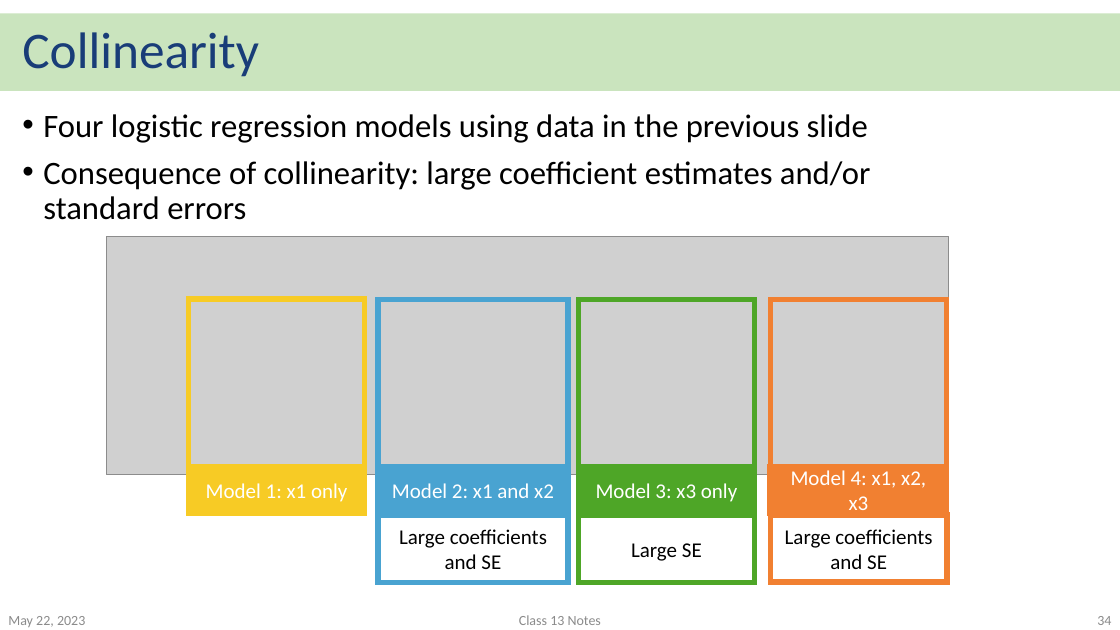
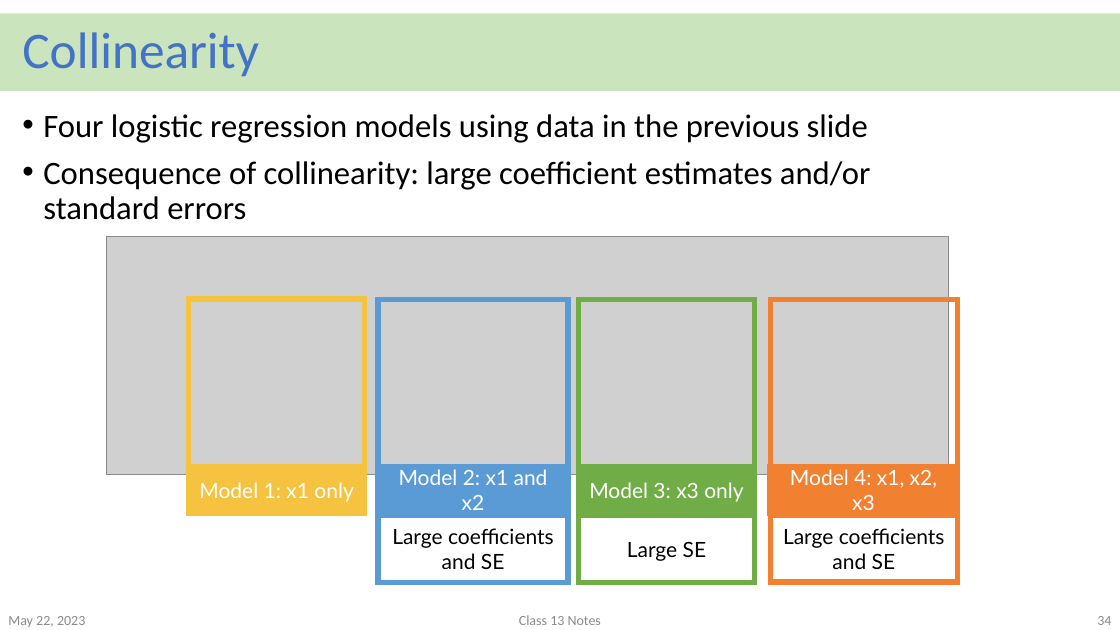
Before and after one commit to nwakim/S2024_BSTA_513, a slide deck: slide 34 of lectures/13_Numeric_Problems/old_work/Class_13_Numerical_Problems.pptx. Drawn at 1120x630 pixels with LibreOffice and Linux fonts; fonts in the diff are those of the drawing; grey boxes stand for pictures. Boxes give left, top, right and bottom in pixels: in the first picture for what was removed or moved away, otherwise in the second. Text is boxed around its words. In the diff, an @@ line names an element or a change of style, - is before the commit and + after.

```diff
--- a/lectures/13_Numeric_Problems/old_work/Class_13_Numerical_Problems.pptx
+++ b/lectures/13_Numeric_Problems/old_work/Class_13_Numerical_Problems.pptx
@@ title "Collinearity" at (22, 32, 259, 76): text colour #193D78 to #4472C4 @@
@@ rectangle at (189, 299, 365, 466): outline #F7CB25 4.5 pt to #F6C341 4.5 pt @@
@@ rectangle at (378, 300, 568, 467): outline #49A3D1 4.5 pt to #5B9BD5 4.5 pt @@
@@ rectangle at (579, 300, 755, 467): outline #4EA627 4.5 pt to #70AD47 4.5 pt @@
@@ rectangle: place and size @@
-rectangle at (770, 300, 947, 467)
+rectangle at (770, 300, 957, 467)
@@ rectangle "Model 1: x1 only" at (189, 466, 365, 513): font Calibri to Lato; fill #F7CB25 to #F6C341; outline #F7CB25 4.5 pt to #F6C341 4.5 pt @@
@@ rectangle "Model 2: x1 and x2" at (378, 466, 568, 513): font Calibri to Lato; fill #49A3D1 to #5B9BD5; outline #49A3D1 4.5 pt to #5B9BD5 4.5 pt @@
@@ rectangle "Model 3: x3 only" at (579, 467, 755, 514): font Calibri to Lato; fill #4EA627 to #70AD47; outline #4EA627 4.5 pt to #70AD47 4.5 pt @@
@@ rectangle "Model 4: x1, x2, x3": place and size @@
-rectangle "Model 4: x1, x2, x3" at (770, 466, 947, 513)
+rectangle "Model 4: x1, x2, x3" at (770, 466, 957, 513)
@@ rectangle "Model 4: x1, x2, x3" at (770, 466, 957, 513): font Calibri to Lato @@
@@ rectangle "Large coefficients and SE" at (378, 515, 568, 582): font Calibri to Lato; outline #49A3D1 4.5 pt to #5B9BD5 4.5 pt @@
@@ rectangle "Large SE" at (579, 515, 755, 582): font Calibri to Lato; outline #4EA627 4.5 pt to #70AD47 4.5 pt @@
@@ rectangle "Large coefficients and SE" at (770, 515, 957, 582): font Calibri to Lato @@
@@ rectangle "Large coefficients and SE": place and size @@
-rectangle "Large coefficients and SE" at (770, 515, 947, 582)
+rectangle "Large coefficients and SE" at (770, 515, 957, 582)
```
Also in this commit, not shown: 44 other slides changed, 13 other files.
